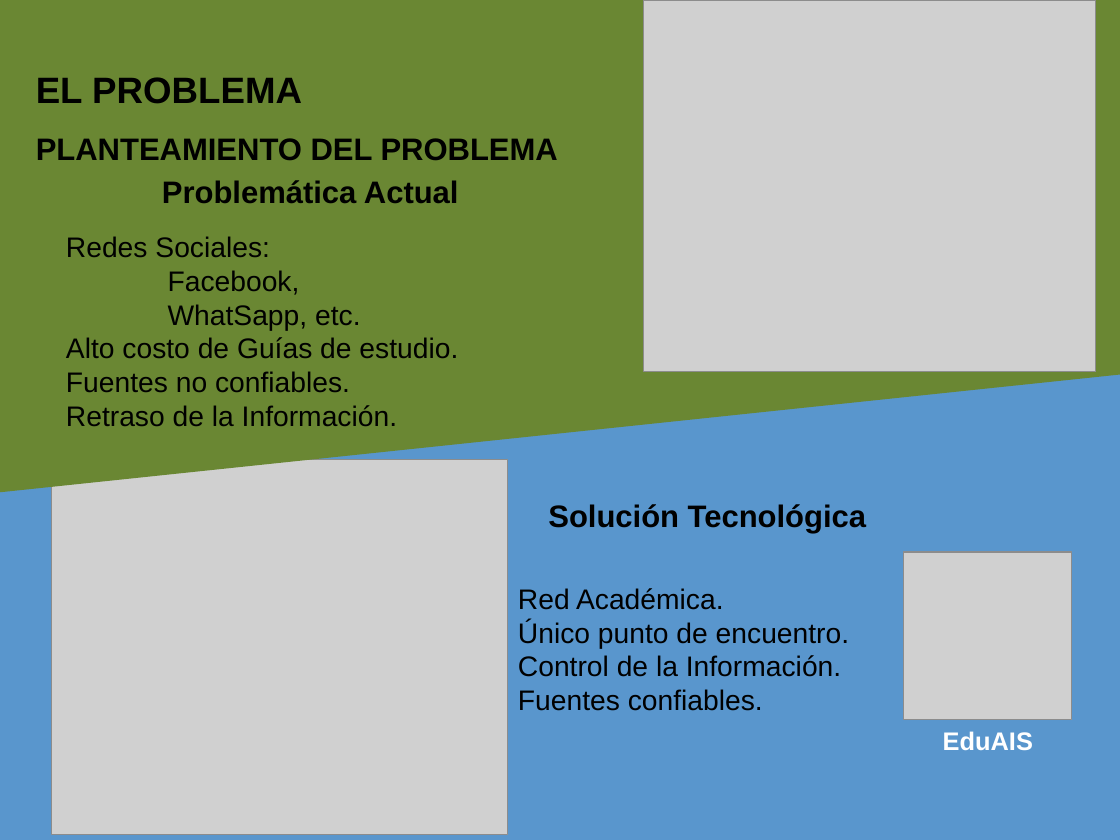
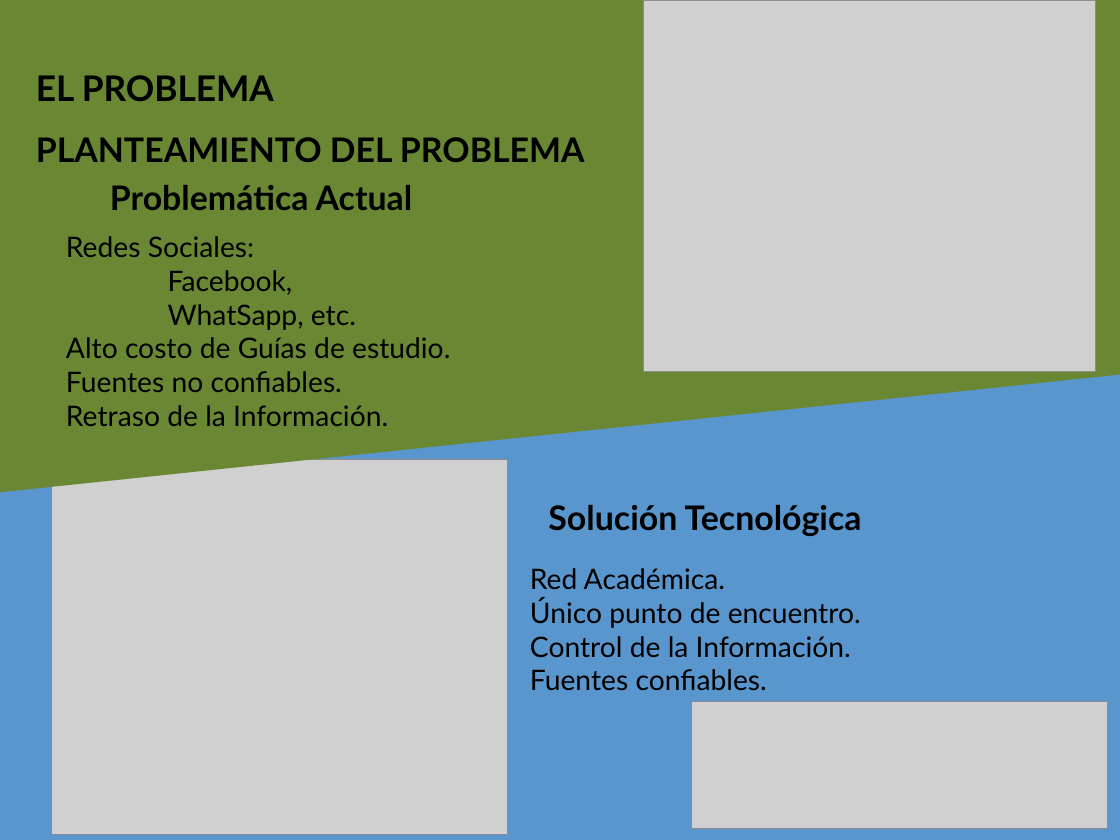
Before and after one commit to heric1812/eduais-proyecto-investigacion, a slide deck: slide 2 of diapositivas/PGrado2_Presentación.odp. Drawn at 1120x840 pixels with LibreOffice and Linux fonts; fonts in the diff are those of the drawing; grey boxes stand for pictures. Boxes give left, top, right and bottom in pixels: in the first picture for what was removed or moved away, otherwise in the second. Text is boxed around its words. In the diff, an @@ line names an element or a change of style, - is before the commit and + after.

```diff
--- a/diapositivas/PGrado2_Presentación.odp
+++ b/diapositivas/PGrado2_Presentación.odp
@@ text "EL PROBLEMA PLANTEAMIENTO DEL PROBLEMA" at [36,75,585,162]: size 26 to 25 pt in "EL PROBLEMA"; size 22 to 24 pt in "PLANTEAMIENTO DEL PROBLEMA"; font Arial to Lato @@
@@ text "Problemática Actual" at [110,185,413,210]: size 22 to 24 pt, font Arial to Lato @@
@@ text "Problemática Actual": place and size @@
-text "Problemática Actual" at [162,180,459,203]
+text "Problemática Actual" at [110,185,413,210]
@@ text "Redes Sociales:" at [66,236,450,426]: font Arial to Lato @@
@@ text "Solución Tecnológica" at [548,505,862,536]: size 22 to 24 pt, font Arial to Lato @@
@@ text "Red Académica.": place and size @@
-text "Red Académica." at [518,588,849,711]
+text "Red Académica." at [530,568,861,691]
@@ text "Red Académica." at [530,568,861,691]: font Arial to Lato @@
@@ picture: place and size @@
-picture at [905,552,1072,720]
+picture at [691,702,1108,829]
@@ text removed at [943,731,1033,750] @@
-EduAIS
```
Also in this commit, not shown: 8 other slides changed, 7 slides added, 38 other files.
